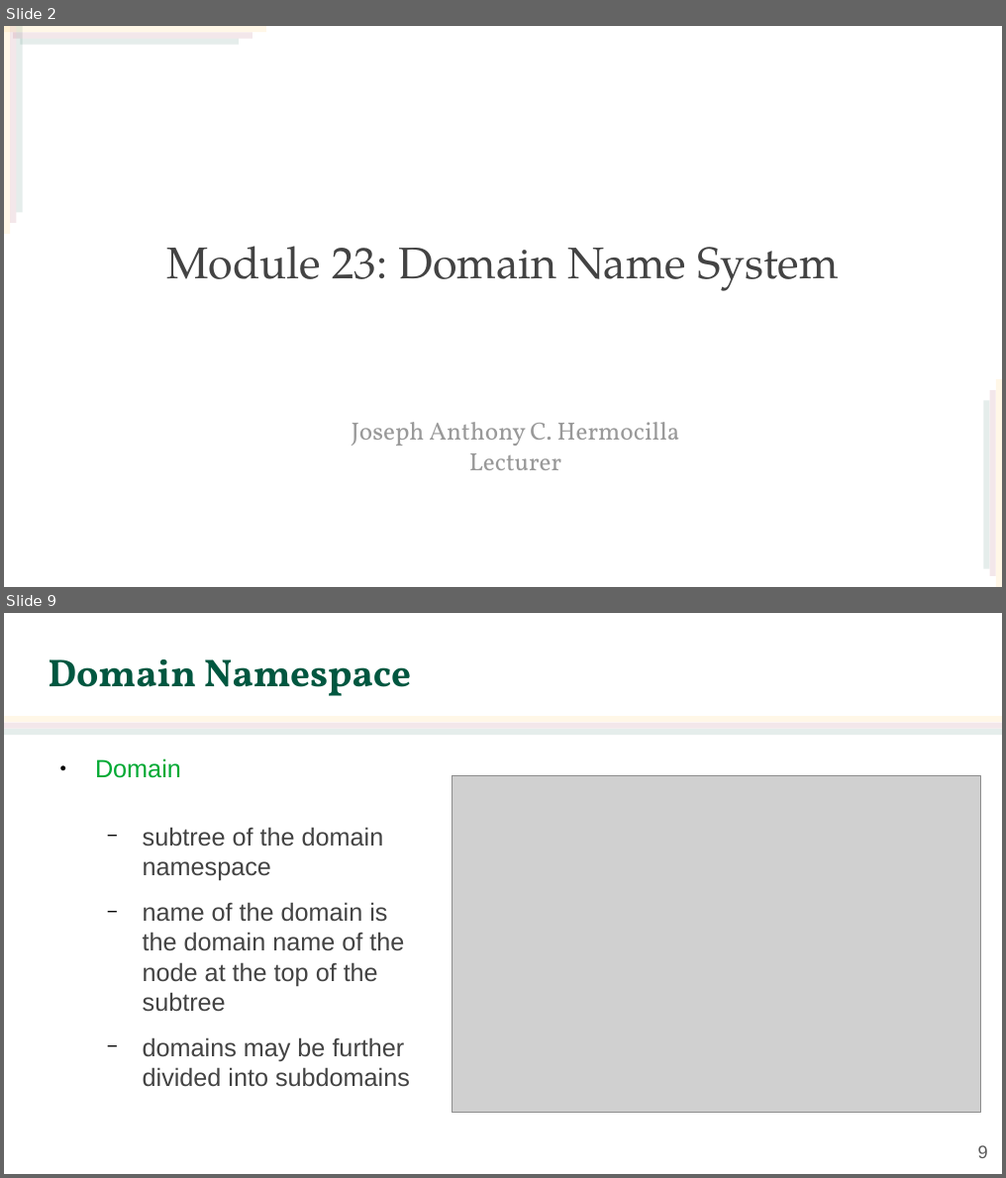
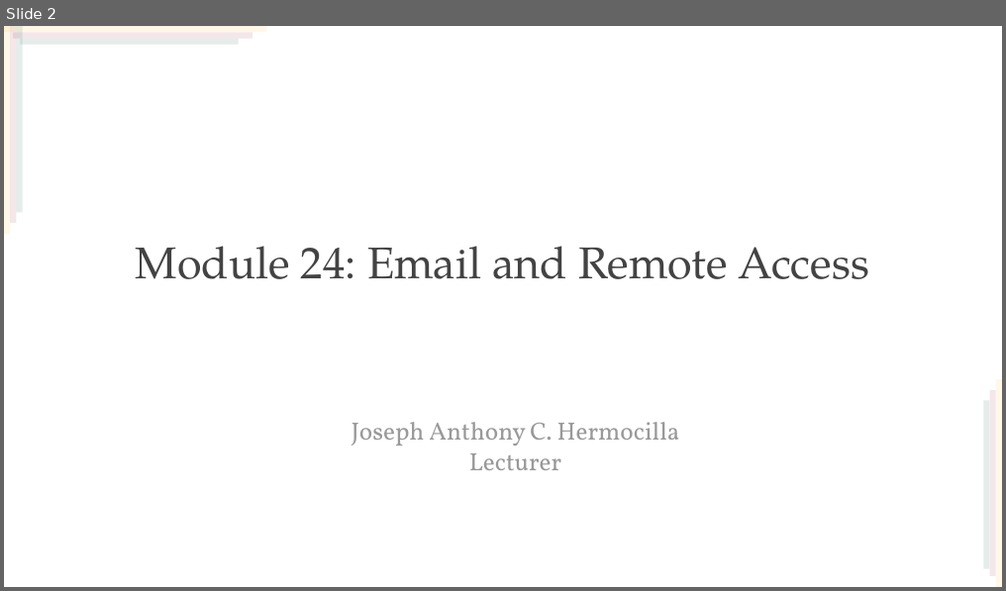
Before and after one commit to jachermocilla/extra-course-materials, a slide deck: cmsc137/slides-rsm/CMSC 137 - 24 - Email and Remote Access.odp. Shown one above the other, each under a label of ours: slides 2 and 9 before the commit, slide 2 after it; the slides between them are not shown. The pictures are 1006x1178 and 1006x591 pixels, drawn with LibreOffice and Linux fonts; fonts in the diff are those of the drawing; grey boxes stand for pictures; background and template pictures are left out. Boxes give left, top, right and bottom in pixels: in the first picture for what was removed or moved away, otherwise in the second. Text is boxed around its words. In the diff, an @@ line names an element or a change of style, - is before the commit and + after.

```diff
--- a/cmsc137/slides-rsm/CMSC 137 - 24 - Email and Remote Access.odp
+++ b/cmsc137/slides-rsm/CMSC 137 - 24 - Email and Remote Access.odp
@@ slide 9 removed at [4, 613, 1002, 1174], background #FFFFFF @@
@@ title removed at [48, 660, 411, 696] @@
-Domain Namespace
@@ rectangle removed at [4, 723, 1002, 729] @@
@@ rectangle removed at [4, 729, 1002, 735] @@
@@ rectangle removed at [4, 717, 1002, 723] @@
@@ text removed at [95, 759, 410, 1087] @@
-● Domain
-  − subtree of the domain namespace
-  − name of the domain is the domain name of the node at the top of the subtree
-  − domains may be further divided into subdomains
@@ picture removed at [452, 775, 981, 1113] @@
@@ page number removed at [978, 1146, 988, 1158] @@
-9
@@ slide 2 changed as well @@
@@ title at [136, 246, 870, 279]: text changed @@
-Module 23: Domain Name System
+Module 24: Email and Remote Access
```
Also in this commit, not shown: 1 other slide changed, 1 slide added, 32 other slides removed, 2 other files.
